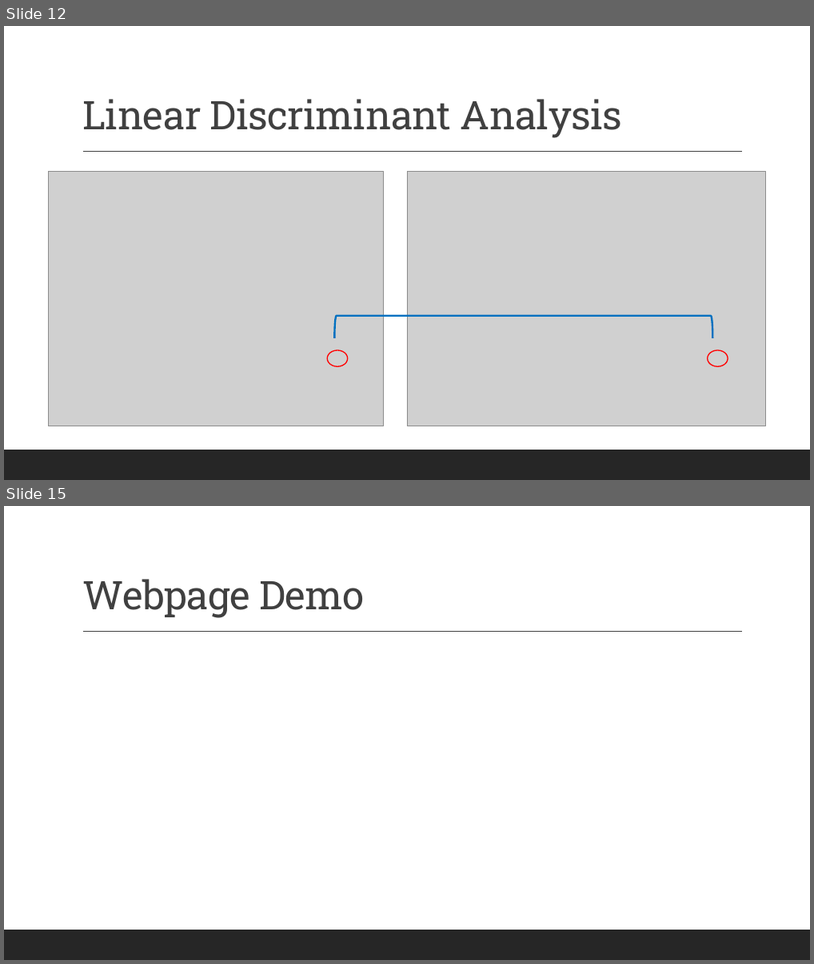
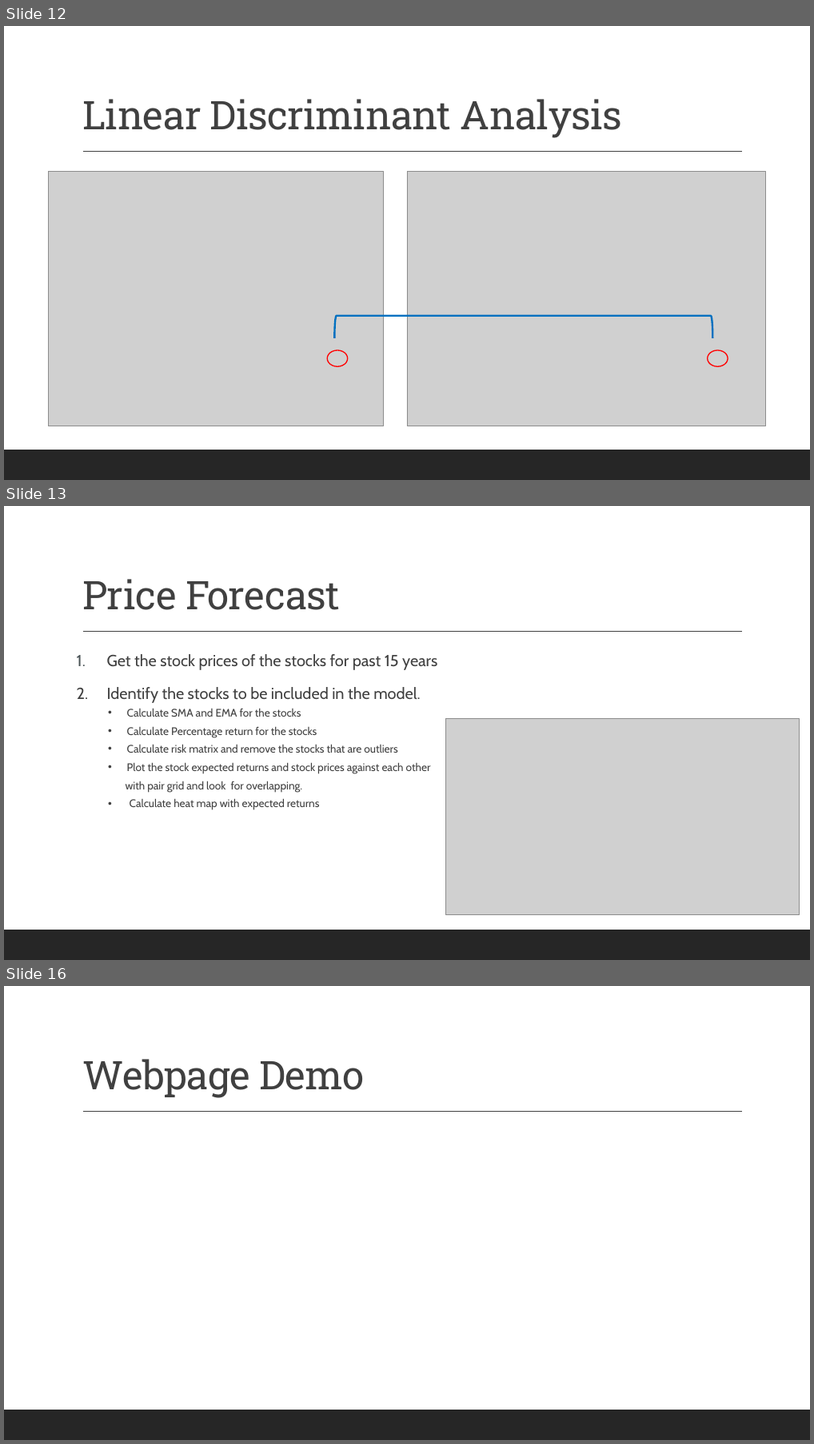
Before and after one commit to cdubiel08/Earnings-Calls-NLP, a slide deck: PowerPoint/Group_09_FinalProject_PP_draftcdkf.pptx. Shown one above the other, each under a label of ours: slides 12 and 15 before the commit, slides 12, 13 and 16 after it; the slides between them are not shown. The pictures are 814x964 and 814x1444 pixels, drawn with LibreOffice and Linux fonts; fonts in the diff are those of the drawing; grey boxes stand for pictures. Boxes give left, top, right and bottom in pixels: in the first picture for what was removed or moved away, otherwise in the second. Text is boxed around its words. In the diff, an @@ line names an element or a change of style, - is before the commit and + after.

Commit message:
update presentation

```diff
--- a/PowerPoint/Group_09_FinalProject_PP_draftcdkf.pptx
+++ b/PowerPoint/Group_09_FinalProject_PP_draftcdkf.pptx
@@ slide 13 added at (4,506,810,960), background #FFFFFF; not listed: 2 template elements that a slide beside it also shows @@
@@ title added at (82,579,340,610), 47 pt, text #404040 @@
+Price Forecast
@@ text added at (107,654,438,810), 13 pt, text #404040 @@
+1. Get the stock prices of the stocks for past 15 years
+2. Identify the stocks to be included in the model.
+    • Calculate SMA and EMA for the stocks
+    • Calculate Percentage return for the stocks
+    • Calculate risk matrix and remove the stocks that are outliers
+    • Plot the stock expected returns and stock prices against each other
+    with pair grid and look for overlapping.
+    • Calculate heat map with expected returns
@@ picture added at (446,718,799,914) @@
@@ what was slide 15 is now slide 16 @@
```
Also in this commit, not shown: 2 other slides added, 2 slides removed.
